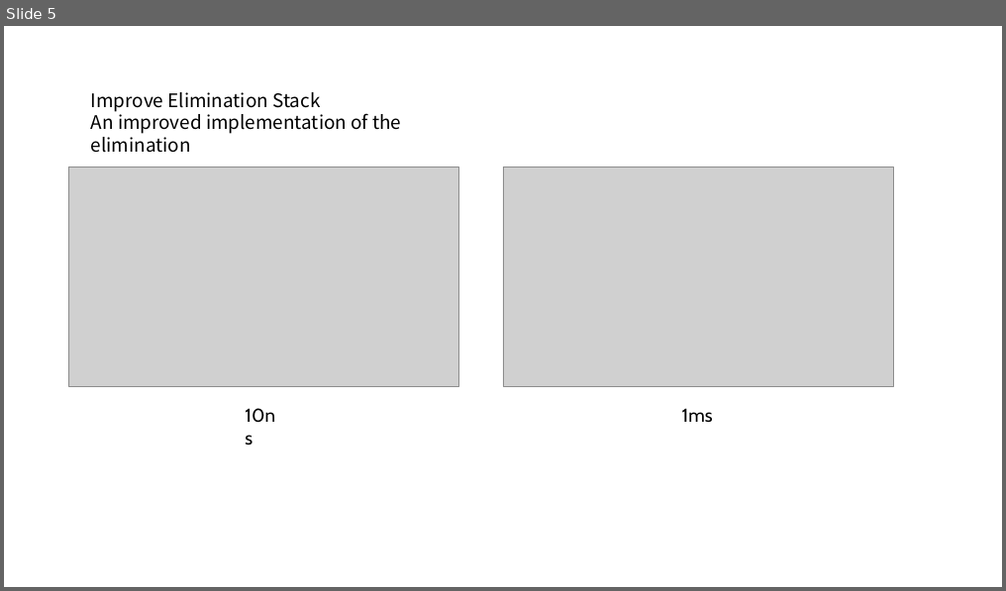
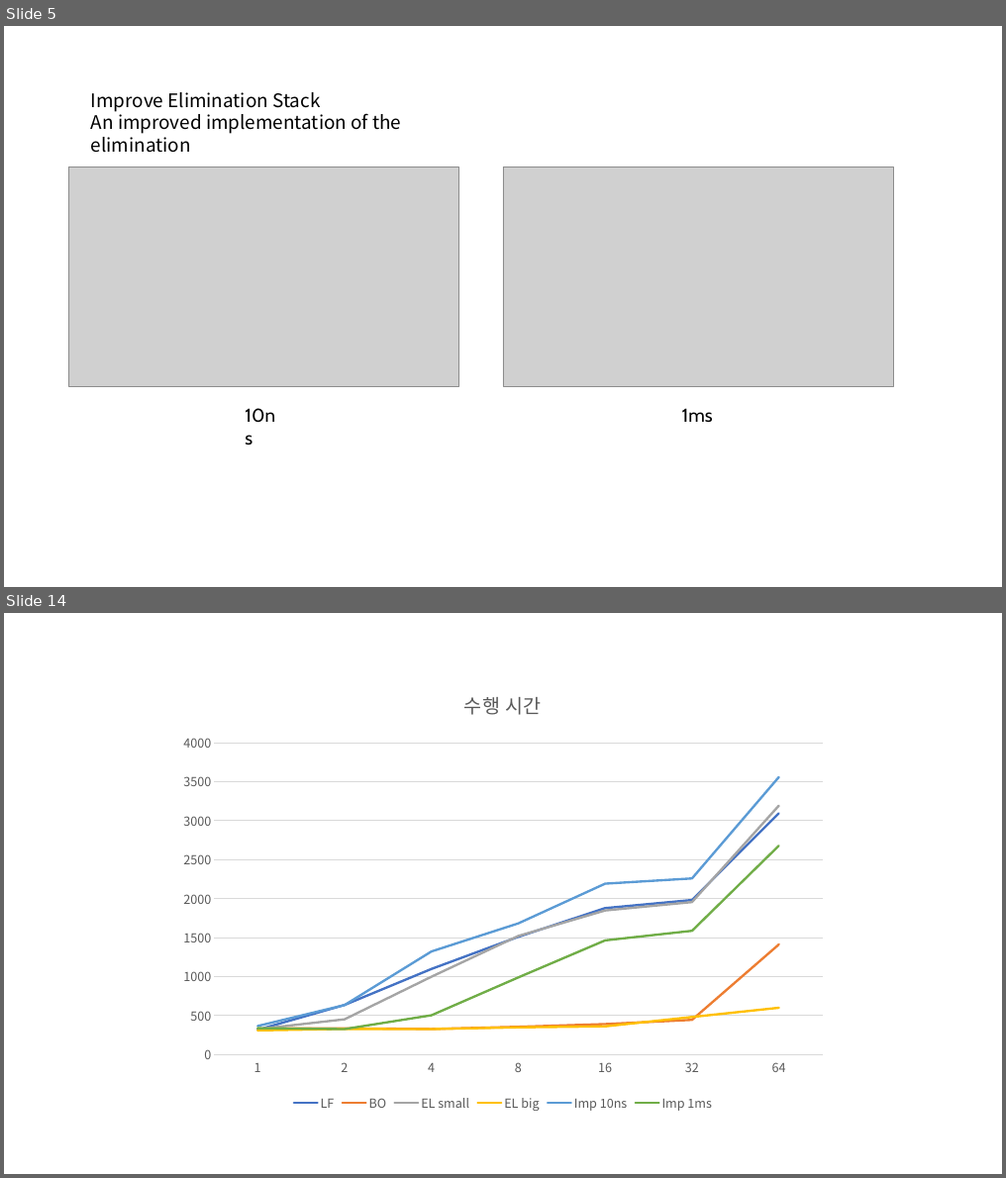
Before and after one commit to niche0905/MultiThreadStudy, a slide deck: 참고자료/결과 자료.pptx. Shown one above the other, each under a label of ours: slide 5 before the commit, slides 5 and 14 after it; the slides between them are not shown. The pictures are 1006x591 and 1006x1178 pixels, drawn with LibreOffice and Linux fonts; fonts in the diff are those of the drawing; grey boxes stand for pictures. Boxes give left, top, right and bottom in pixels: in the first picture for what was removed or moved away, otherwise in the second. Text is boxed around its words. In the diff, an @@ line names an element or a change of style, - is before the commit and + after.

```diff
--- a/참고자료/결과 자료.pptx
+++ b/참고자료/결과 자료.pptx
@@ slide 14 added at (x1=4, y1=613, x2=1002, y2=1174), background #FFFFFF @@
@@ line chart added at (x1=170, y1=672, x2=836, y2=1116) @@
+title "수행 시간 "
+categories: 1, 2, 4, 8, 16, 32, 64
+LF: 300, 600, 1100, 1500, 1900, 2000, 3100
+BO: 300, 300, 300, 400, 400, 400, 1400
+EL small: 300, 500, 1000, 1500, 1800, 2000, 3200
+EL big: 300, 300, 300, 300, 400, 500, 600
+Imp 10ns: 400, 600, 1300, 1700, 2200, 2300, 3600
+Imp 1ms: 300, 300, 500, 1000, 1500, 1600, 2700
```
Also in this commit, not shown: 5 slides changed, 8 other slides added.
